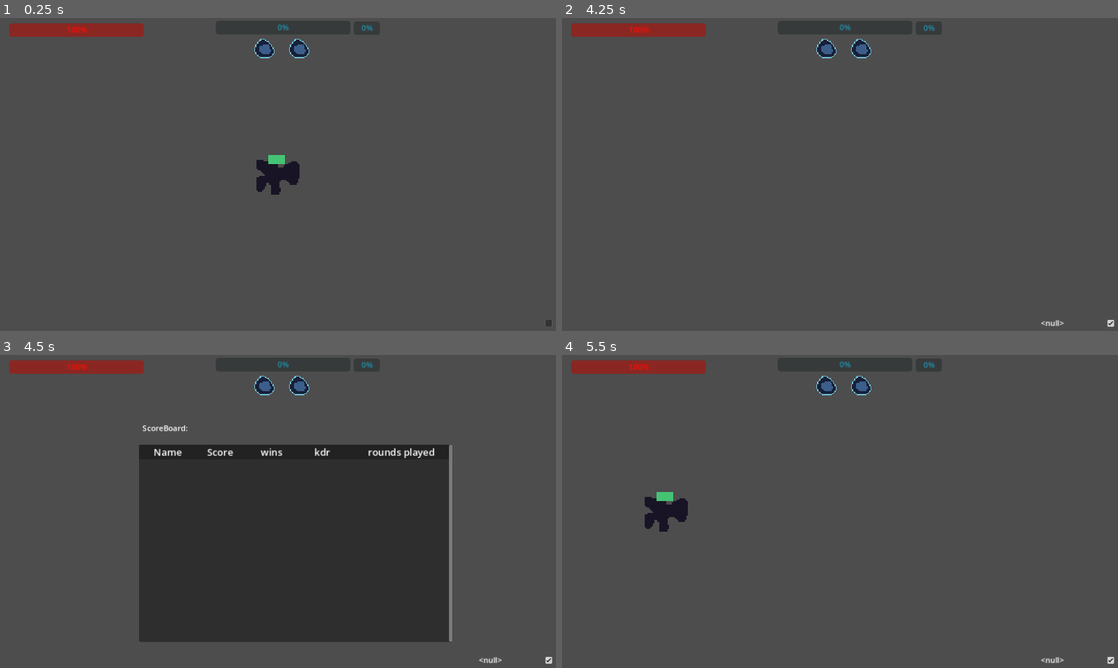
Above: before the commit, frames 1-4 (two rows, left to right).
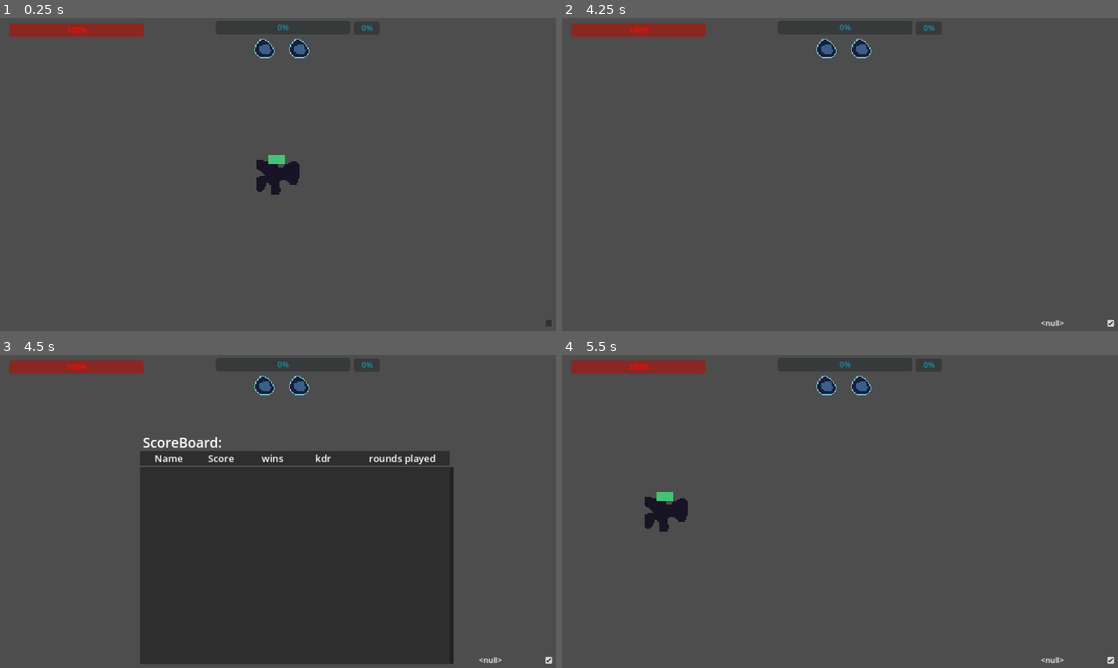
Above: after the commit, the same moments.

Repository: Deojee/project-sodalake
Game: Godot game, scene res://scenes/player.tscn
The game is run twice, just before and just after one commit, with the same random seed, the same clock (stepped at 60 frames per second) and the same inputs. This scene is started directly instead of the project's main scene.
Inputs (mouse positions are in pixels of both pictures, inside the frame that each line leads up to):
- Up to frame 1 (0.25 s): no input
- Up to frame 2 (4.25 s): click (1112, 324) at 0.5 s; tap Enter (enter) at 1.25 s; move the mouse to (962, 158) at 1.27 s; hold D (right) 1.28-2.03 s; hold / (commandLine) 1.28-2.03 s; move the mouse to (728, 190) at 2.02 s; hold S (down) 2.03-2.78 s; tap Shift (dash) at 2.1 s; tap Space at 2.75 s; move the mouse to (895, 105) at 2.77 s; hold D (right) 2.78-3.53 s; hold Enter (enter) 2.78-3.53 s; move the mouse to (812, 237) at 3.52 s; hold Up (up) from 3.53 s (still down); click (812, 237) at 3.6 s
- Up to frame 3 (4.5 s): tap Space at 4.25 s; move the mouse to (444, 558) at 4.27 s; release Up (up) at 4.28 s; hold Left (left) from 4.28 s (still down); hold Tab (tab) from 4.28 s (still down)
- Up to frame 4 (5.5 s): keep holding Left (left); tap Enter (enter) at 5 s; move the mouse to (673, 464) at 5.02 s; release Tab (tab) at 5.03 s; right-click (673, 464) at 5.1 s

Frames 1-2 are identical in both runs. In frame 3, 6.8% of the frame differs, in the area x 25-82%, y 22-99%; in frame 4, nothing differs.
Error in both runs: Invalid assignment of property or key 'text' with value of type 'Nil' on a base object of type 'Label'. (res://scripts/Camera.gd:10)

Commit message:
scoreboard work

Diff:
--- a/scenes/ScoreBoard.gd
+++ b/scenes/ScoreBoard.gd
@@ -15,8 +15,27 @@
 
 	visible = Input.is_action_pressed("tab") || Globals.paused || Globals.resetting
 
-	if Globals.playerScores.keys.size() > container.get_children().size():
 
+	while !fixNumber():
 		pass
 
+	var keys = Globals.playerScores.keys()
+	var children = container.get_children()
+
+	for i in keys.size():
+		children[i].setLine(keys[i],Globals.playerScores[keys[i]][0],Globals.playerScores[keys[i]][1],Globals.playerScores[keys[i]][2],Globals.playerScores[keys[i]][3])
+
 	pass
+
+
+func fixNumber():
+
+	if Globals.playerScores.keys().size() > container.get_children().size():
+		var newLine = playerInfoLinePath.instantiate()
+		container.add_child(newLine)
+		return false
+	elif Globals.playerScores.keys().size() < container.get_children().size():
+		container.remove_child(container.get_child(0))
+		return false
+	else:
+		return true
--- a/scenes/playerCamera.tscn
+++ b/scenes/playerCamera.tscn
@@ -112,7 +112,6 @@
 texture = ExtResource("3_e1kwn")
 
 [node name="pauseMenu" type="Control" parent="."]
-visible = false
 layout_mode = 3
 anchors_preset = 0
 offset_left = -752.0
@@ -129,18 +128,18 @@
 
 [node name="Leave lobby" type="Button" parent="pauseMenu"]
 layout_mode = 0
-offset_left = 559.0
-offset_top = 185.0
-offset_right = 727.0
-offset_bottom = 223.0
+offset_left = 519.0
+offset_top = 166.0
+offset_right = 687.0
+offset_bottom = 204.0
 text = "Leave lobby"
 
 [node name="Quit game" type="Button" parent="pauseMenu"]
 layout_mode = 0
-offset_left = 806.0
-offset_top = 188.0
-offset_right = 974.0
-offset_bottom = 226.0
+offset_left = 830.0
+offset_top = 170.0
+offset_right = 998.0
+offset_bottom = 208.0
 text = "Quit"
 
 [node name="nameTag" type="Label" parent="pauseMenu"]
@@ -153,18 +152,19 @@
 [node name="ScoreBoard" type="Control" parent="."]
 layout_mode = 3
 anchors_preset = 0
-offset_left = -288.0
-offset_top = -138.0
-offset_right = 362.0
-offset_bottom = 270.0
+offset_left = -286.0
+offset_top = -92.0
+offset_right = 364.0
+offset_bottom = 316.0
 script = ExtResource("5_p7rfy")
 
 [node name="ScoreBoardLabel" type="Label" parent="ScoreBoard"]
 layout_mode = 0
-offset_left = 7.0
-offset_top = -46.0
-offset_right = 212.0
-offset_bottom = -20.0
+offset_left = 6.0
+offset_top = -71.0
+offset_right = 211.0
+offset_bottom = -29.0
+theme_override_font_sizes/font_size = 28
 text = "ScoreBoard:"
 
 [node name="Panel" type="Panel" parent="ScoreBoard"]
@@ -174,6 +174,15 @@
 anchor_bottom = 1.0
 grow_horizontal = 2
 grow_vertical = 2
+
+[node name="PlayerInfoLine" parent="ScoreBoard/Panel" instance=ExtResource("4_fkiq2")]
+layout_mode = 2
+anchors_preset = 0
+anchor_right = 0.0
+anchor_bottom = 0.0
+offset_top = -33.0
+offset_right = 642.0
+offset_bottom = -3.0
 
 [node name="ScrollContainer" type="ScrollContainer" parent="ScoreBoard/Panel"]
 layout_mode = 1
@@ -189,10 +198,6 @@
 layout_mode = 2
 size_flags_horizontal = 3
 
-[node name="PlayerInfoLine" parent="ScoreBoard/Panel/ScrollContainer/VBoxContainer" instance=ExtResource("4_fkiq2")]
-custom_minimum_size = Vector2(0, 30)
-layout_mode = 2
-
 [connection signal="toggled" from="CheckBox" to="." method="_on_check_box_toggled"]
 [connection signal="pressed" from="pauseMenu/Leave lobby" to="pauseMenu" method="_on_leave_lobby_pressed"]
 [connection signal="pressed" from="pauseMenu/Quit game" to="pauseMenu" method="_on_quit_game_pressed"]
--- a/scenes/player_info_line.tscn
+++ b/scenes/player_info_line.tscn
@@ -7,6 +7,7 @@
 HBoxContainer/constants/separation = 30
 
 [node name="PlayerInfoLine" type="Control"]
+custom_minimum_size = Vector2(0, 30)
 layout_mode = 3
 anchors_preset = 15
 anchor_right = 1.0
--- a/scripts/main_menu.gd
+++ b/scripts/main_menu.gd
@@ -7,6 +7,8 @@
 # Called when the node enters the scene tree for the first time.
 func _ready():
 	Input.mouse_mode = Input.MOUSE_MODE_VISIBLE
+
+	Globals.playerScores = {}
 
 	port = $port.value
 
--- a/scripts/world.gd
+++ b/scripts/world.gd
@@ -36,23 +36,24 @@
 
 			get_tree().change_scene_to_file("res://scenes/main_menu.tscn")
 
-	var livingPlayers = 0
-	var totalPlayers = 0
-
-	for child in get_tree().get_first_node_in_group("objectHolder").get_children():
-		if child.is_in_group("avatar"):
-			if !child.isDead():
-				livingPlayers += 1
-			totalPlayers += 1
-
-	if livingPlayers < 2 && totalPlayers > 1:
-		resetGame()
-
-	if livingPlayers == 0 and totalPlayers == 1:
-		resetGame()
+
 
 	if Globals.is_server:
-		#assignNpcTargets()
+
+		var livingPlayers = 0
+		var totalPlayers = 0
+
+		for child in get_tree().get_first_node_in_group("objectHolder").get_children():
+			if child.is_in_group("avatar"):
+				if !child.isDead():
+					livingPlayers += 1
+				totalPlayers += 1
+
+		if livingPlayers < 2 && totalPlayers > 1:
+			resetGame()
+		elif livingPlayers == 0 and totalPlayers == 1:
+			resetGame()
+
 		pass
 
 	pass
@@ -239,6 +240,7 @@
 
 	if lastResetTime + 5000 < Time.get_ticks_msec():
 		rpc("_resetGame")
+		updateScores()
 
 	lastResetTime = Time.get_ticks_msec()
 
@@ -252,7 +254,7 @@
 		else:
 			initiateReset(int(str(child.name)),randi_range(0,$spawnPoints.get_child_count()-3))
 
-	print("reset the game")
+	print(str(Globals.multiplayerId) + " reset the game")
 
 
 func initiateReset(id,pos : int):
@@ -336,6 +338,9 @@
 		Globals.playerScores[nameTag] = [wins,kills,deaths,roundsPlayed]
 
 	pass
+#func setLine(playerName,wins,kills,deaths,roundsPlayed):
+
+
 
 func del_player(id = 1):
 	if id != 1:
